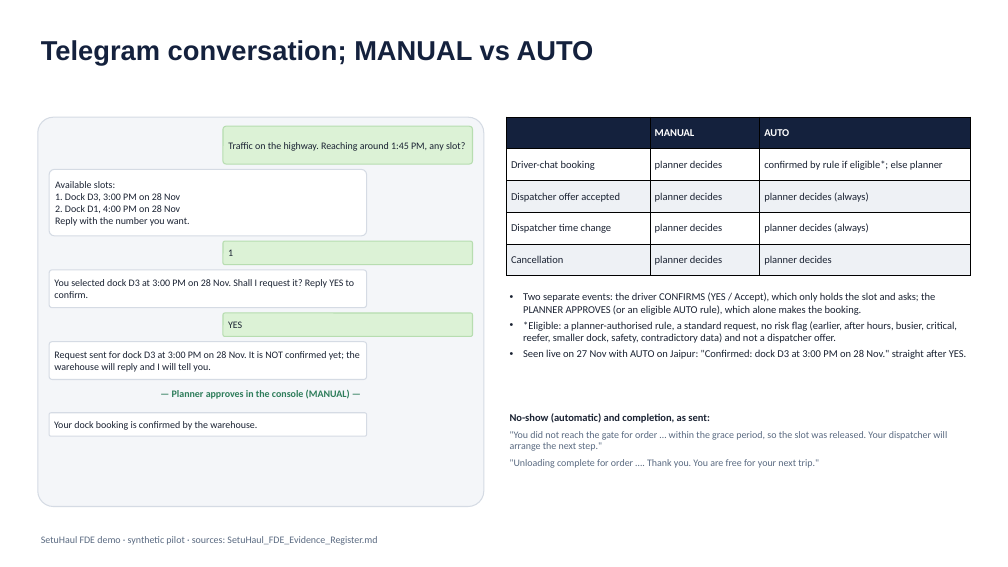
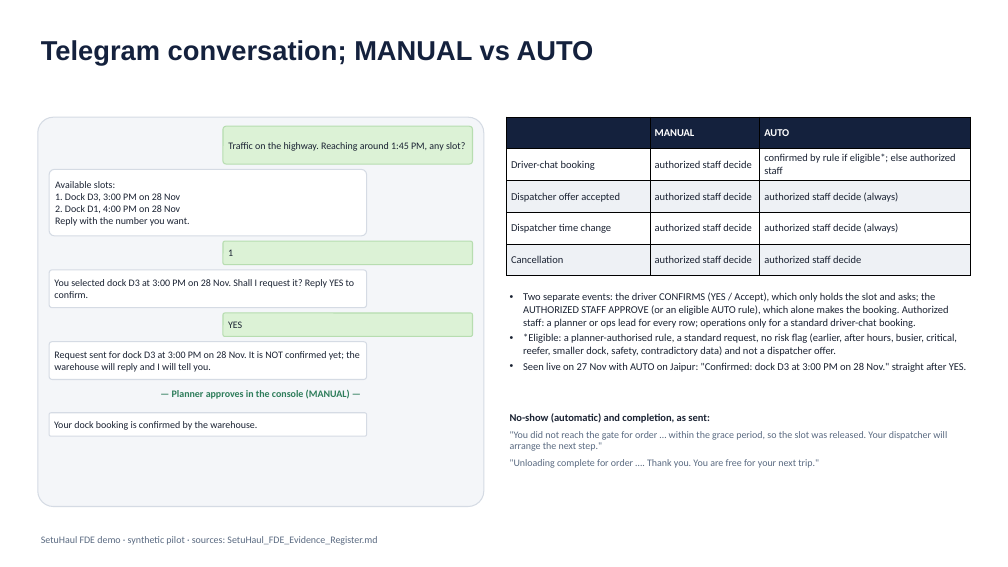
Before and after one commit to amolam/setuhaul-logistics, a slide deck: slide 18 of artifacts/fde-demo/source/diagrams_source.pptx. Drawn at 1008x567 pixels with LibreOffice and Linux fonts; fonts in the diff are those of the drawing. Boxes give left, top, right and bottom in pixels: in the first picture for what was removed or moved away, otherwise in the second. Text is boxed around its words. In the diff, an @@ line names an element or a change of style, - is before the commit and + after.

```diff
--- a/artifacts/fde-demo/source/diagrams_source.pptx
+++ b/artifacts/fde-demo/source/diagrams_source.pptx
@@ table at (507, 117, 970, 276) @@
-row 2, column 2: planner decides
+row 2, column 2: authorized staff decide
-row 2, column 3: confirmed by rule if eligible*; else planner
+row 2, column 3: confirmed by rule if eligible*; else authorized staff
-row 3, column 2: planner decides
+row 3, column 2: authorized staff decide
-row 3, column 3: planner decides (always)
+row 3, column 3: authorized staff decide (always)
-row 4, column 2: planner decides
+row 4, column 2: authorized staff decide
-row 4, column 3: planner decides (always)
+row 4, column 3: authorized staff decide (always)
-row 5, column 2: planner decides
+row 5, column 2: authorized staff decide
-row 5, column 3: planner decides
+row 5, column 3: authorized staff decide
@@ text at (523, 292, 949, 328): text changed @@
-• Two separate events: the driver CONFIRMS (YES / Accept), which only holds the slot and asks; the PLANNER APPROVES (or an eligible AUTO rule), which alone makes the booking.
+• Two separate events: the driver CONFIRMS (YES / Accept), which only holds the slot and asks; the AUTHORIZED STAFF APPROVE (or an eligible AUTO rule), which alone makes the booking. Authorized staff: a planner or ops lead for every row; operations only for a standard driver-chat booking.
```
Also in this commit, not shown: 1 other slide changed, 12 other files.
